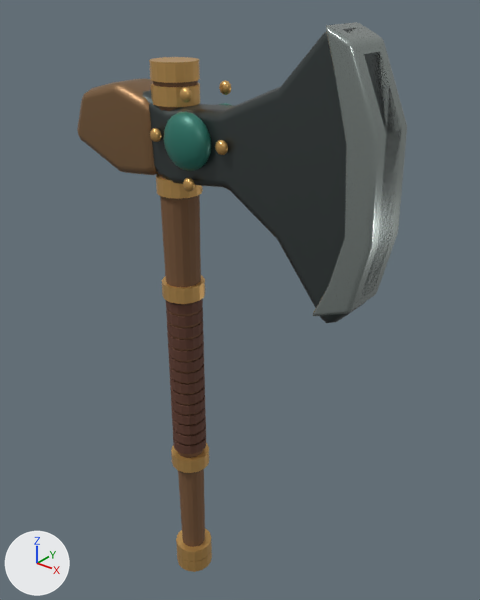
An edit to the glTF model App/Resources/DuelCharacters/DuelWeapon_liuQuanwei.glb, drawn before and after from the same camera.
Before and after are seen from a camera (50 mm lens) standing at (0.807, -0.946, 1.116) and looking at (-0.003, 0.066, 0.488). Arrows for +X, +Y and +Z are at lower left; the lights stay in place. The older version comes first. Vertices at exactly the same position are counted once.

Names of what the first picture shows: 'LiuQuanwei_GreatAxe'.
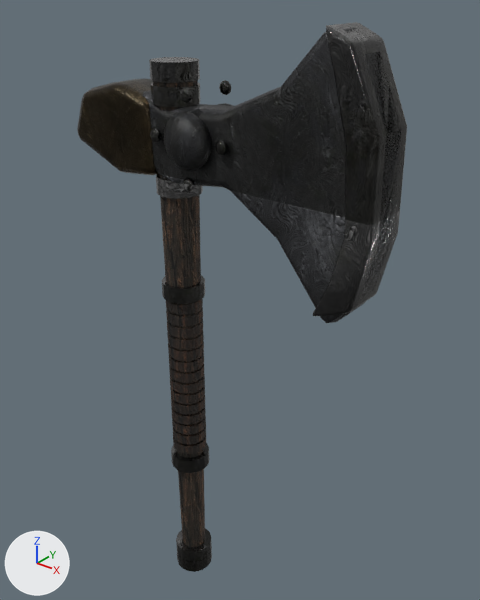
Location of each change, [x1, y1, x2, y2] in pixels of the pictures (480 x 600 px):
part 1 of me_cone_025, recoloured (brown to black)
    both: [77, 79, 159, 175]
part 2 of me_cone_025, recoloured
    both: [149, 57, 231, 572]
part 3 of me_cone_025, recoloured (dark cyan to black)
    both: [164, 103, 233, 171]
part 4 of me_cone_025, recoloured
    both: [166, 299, 206, 454]
part 5 of me_cone_025, recoloured
    both: [142, 28, 401, 323]
part 6 of me_cone_025, recoloured (darker)
    both: [153, 80, 205, 547]
part 7 of me_cone_025, recoloured (grey to black)
    both: [313, 22, 407, 316]

The change, as a diff of the scene's bpy script:
```diff
--- a/App/Resources/DuelCharacters/DuelWeapon_liuQuanwei.glb.py
+++ b/App/Resources/DuelCharacters/DuelWeapon_liuQuanwei.glb.py
@@ img_dark_wood_normal @@
+img_dark_wood_normal = load_image('dark_wood_normal', '_unpacked/dark_wood_normal', 512, 512, 'Non-Color')
@@ img_dark_wood_albedo @@
+img_dark_wood_albedo = load_image('dark_wood_albedo', '_unpacked/dark_wood_albedo', 512, 512, 'sRGB')
@@ img_steel_albedo @@
+img_steel_albedo = load_image('steel_albedo', '_unpacked/steel_albedo', 512, 512, 'sRGB')
@@ img_steel_normal @@
+img_steel_normal = load_image('steel_normal', '_unpacked/steel_normal', 512, 512, 'Non-Color')
@@ img_steel_orm @@
+img_steel_orm = load_image('steel_orm', '_unpacked/steel_orm', 512, 512, 'Non-Color')
@@ img_dark_wood_orm @@
+img_dark_wood_orm = load_image('dark_wood_orm', '_unpacked/dark_wood_orm', 512, 512, 'Non-Color')
@@ mat_axe_wornleather @@
+mat_axe_wornleather = bpy.data.materials.new('Axe_WornLeather')
+# colours: beige #b5957c
+# uses the picture img_dark_wood_albedo
+# uses the picture img_dark_wood_normal
@@ mat_axe_agedbronze @@
+mat_axe_agedbronze = bpy.data.materials.new('Axe_AgedBronze')
+# colours: beige #e2c595
+# uses the picture img_steel_albedo
+# uses the picture img_steel_normal
@@ mat_axe_forgedsteel @@
+mat_axe_forgedsteel = bpy.data.materials.new('Axe_ForgedSteel')
+# colours: light grey #c5c8ce
+# uses the picture img_steel_albedo
+# uses the picture img_steel_normal
+# uses the picture img_steel_orm
@@ mat_axe_charredoak @@
+mat_axe_charredoak = bpy.data.materials.new('Axe_CharredOak')
+# colours: beige #ead7c2
+# uses the picture img_dark_wood_albedo
+# uses the picture img_dark_wood_normal
+# uses the picture img_dark_wood_orm
@@ mat_axe_honededge @@
+mat_axe_honededge = bpy.data.materials.new('Axe_HonedEdge')
+# uses the picture img_steel_albedo
+# uses the picture img_steel_normal
@@ me_cone_025 @@
 me_cone_025.from_pydata(...)  # 1728 vertices, 3316 faces; spans x -0.355..0.355, y -0.083..0.083, z -0.297..1.053
 # used by ob_liuquanwei_greataxe; location = (0.0, 0.0, 0.0)
+# me_cone_025 part 1: all 148 faces that had it switch from mat_bronze_patina (brown #906f4d) to mat_axe_agedbronze
+# me_cone_025 part 2: all 1220 faces that had it switch from mat_bronze_edge (orange #daac66) to mat_axe_honededge
+# me_cone_025 part 3: all 576 faces that had it switch from mat_stone_jade (dark cyan #2c796b) to mat_axe_forgedsteel
+# me_cone_025 part 4: all 840 faces that had it switch from mat_leather_umber (brown #5d392b) to mat_axe_wornleather
+# me_cone_025 part 5: all 292 faces that had it switch from mat_iron_obsidian (dark grey #4c5353) to mat_axe_forgedsteel
+# me_cone_025 part 6: all 60 faces that had it switch from mat_bark_mahogany (brown #765436) to mat_axe_charredoak
+# me_cone_025 part 7: all 180 faces that had it switch from mat_iron_cut (grey #a2aca8) to mat_axe_honededge
```
